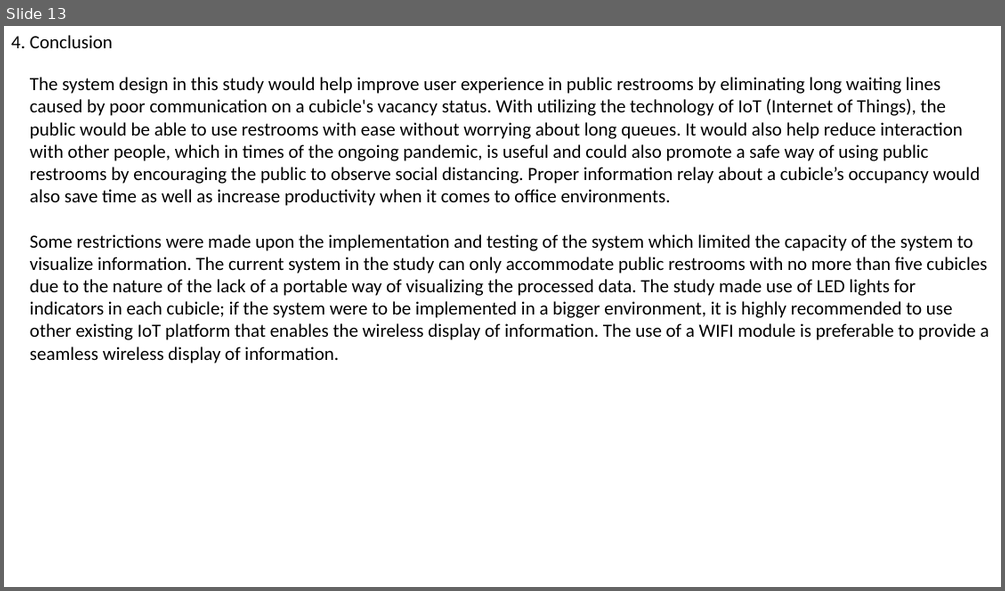
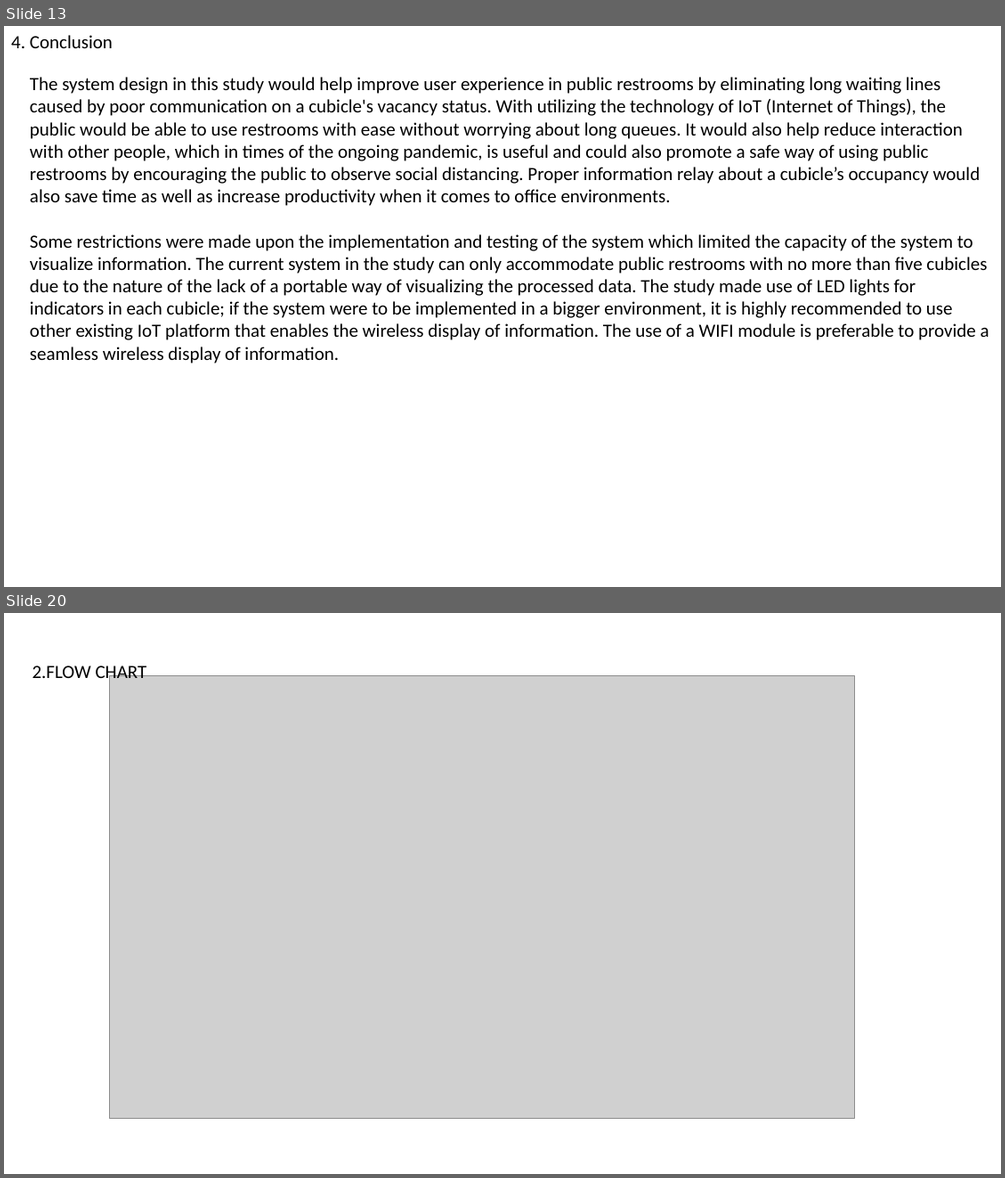
Before and after one commit to Mj454545/Mohanraj_NMIDau112421106022, a slide deck: Smart restroom.pptx. Shown one above the other, each under a label of ours: slide 13 before the commit, slides 13 and 20 after it; the slides between them are not shown. The pictures are 1005x591 and 1005x1178 pixels, drawn with LibreOffice and Linux fonts; fonts in the diff are those of the drawing; grey boxes stand for pictures. Boxes give left, top, right and bottom in pixels: in the first picture for what was removed or moved away, otherwise in the second. Text is boxed around its words. In the diff, an @@ line names an element or a change of style, - is before the commit and + after.

```diff
--- a/Smart restroom.pptx
+++ b/Smart restroom.pptx
@@ slide 20 added at box(4, 613, 1001, 1174), background #FFFFFF @@
@@ text added at box(32, 666, 147, 683), 18 pt, text #000000 @@
+2.FLOW CHART
@@ picture added at box(109, 676, 855, 1119) @@
```
Also in this commit, not shown: 10 other slides added.
